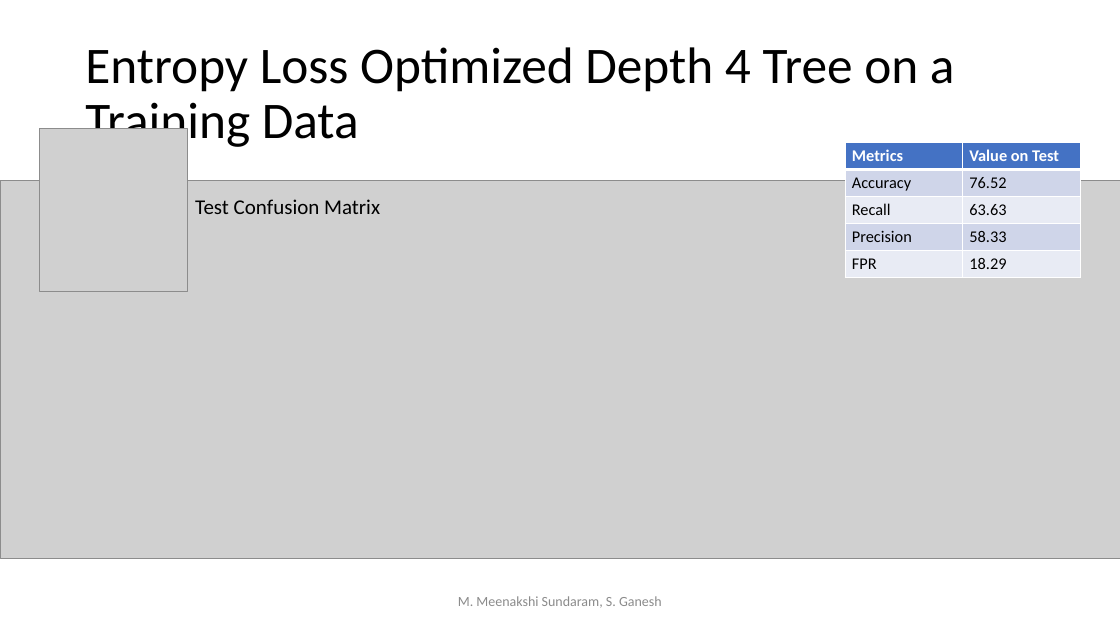
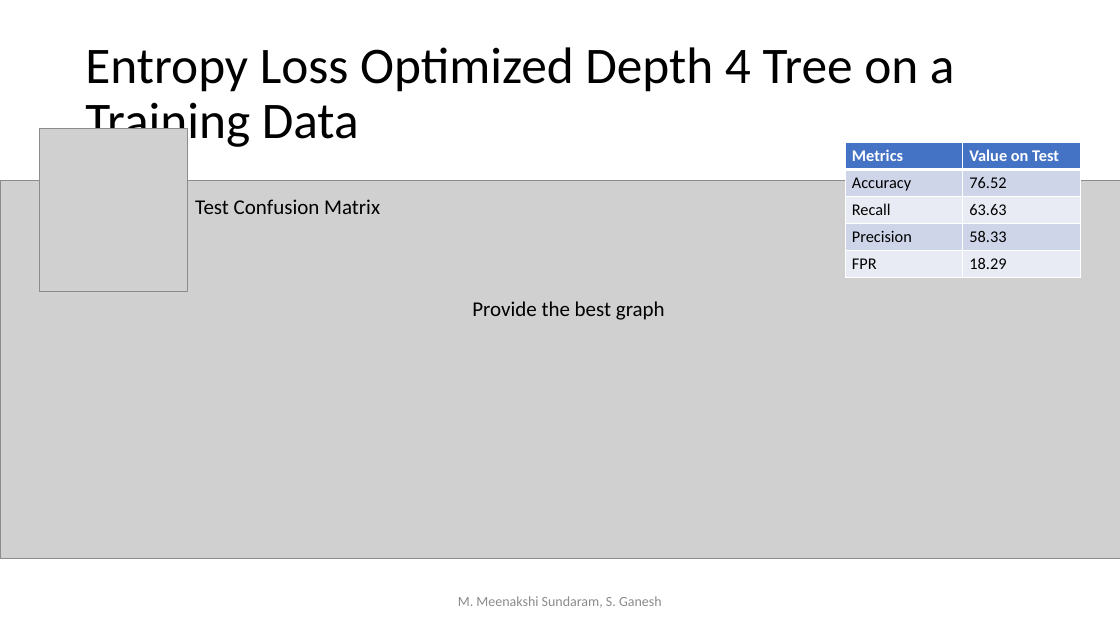
Before and after one commit to meenakshsundaram/AIML, a slide deck: slide 27 of Notes/Decision_Trees.pptx. Drawn at 1120x630 pixels with LibreOffice and Linux fonts; fonts in the diff are those of the drawing; grey boxes stand for pictures. Boxes give left, top, right and bottom in pixels: in the first picture for what was removed or moved away, otherwise in the second. Text is boxed around its words. In the diff, an @@ line names an element or a change of style, - is before the commit and + after.

```diff
--- a/Notes/Decision_Trees.pptx
+++ b/Notes/Decision_Trees.pptx
@@ text added at (472,301,665,320), 18 pt, text #000000 @@
+Provide the best graph
```
Also in this commit, not shown: 1 other slide changed, 2 slides added.
